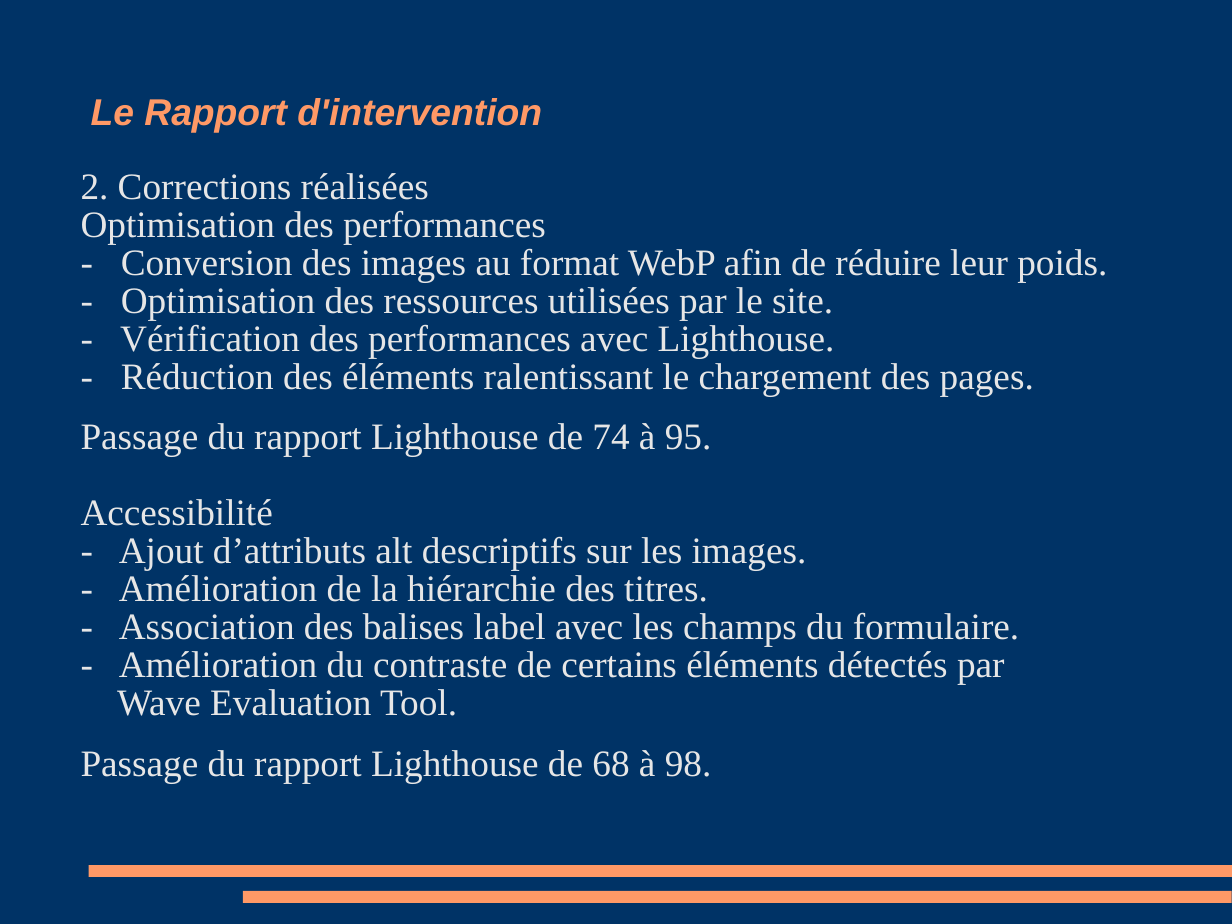
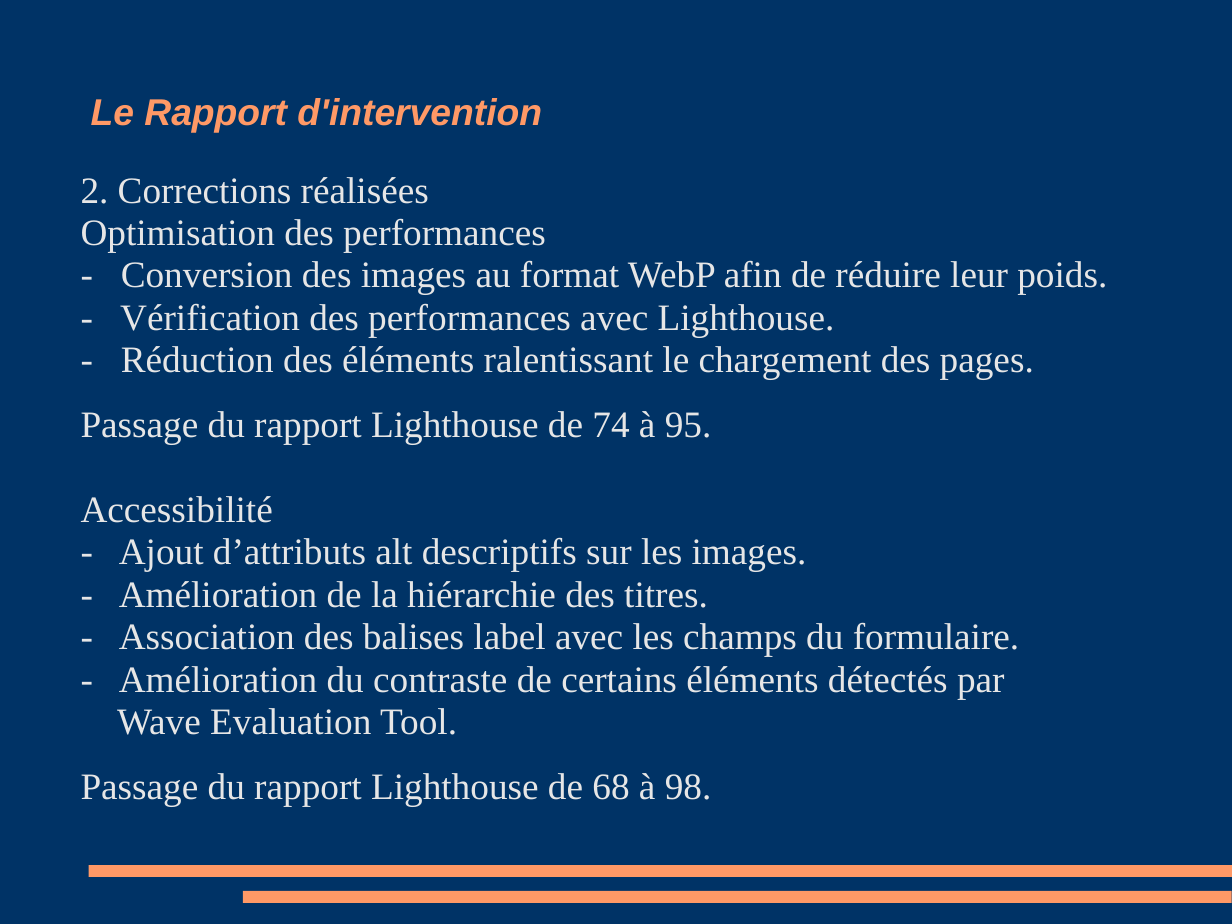
Before and after one commit to david51-ocr/Projet-Optimisation, a slide deck: slide 3 of Cahier de recette.ppt. Drawn at 1232x924 pixels with LibreOffice and Linux fonts; fonts in the diff are those of the drawing. Boxes give left, top, right and bottom in pixels: in the first picture for what was removed or moved away, otherwise in the second. Text is boxed around its words. In the diff, an @@ line names an element or a change of style, - is before the commit and + after.

```diff
--- a/Cahier de recette.ppt
+++ b/Cahier de recette.ppt
@@ text at (81,177,1107,380): text changed @@
-2. Corrections réalisées
-Optimisation des performances
-- Conversion des images au format WebP afin de réduire leur poids.
-- Optimisation des ressources utilisées par le site.
-- Vérification des performances avec Lighthouse.
-- Réduction des éléments ralentissant le chargement des pages.
+2. Corrections réalisées
+Optimisation des performances
+- Conversion des images au format WebP afin de réduire leur poids.
+- Vérification des performances avec Lighthouse.
+- Réduction des éléments ralentissant le chargement des pages.
@@ text at (81,411,1019,806): line spacing 0.85 to 0.95 @@
```
Also in this commit, not shown: 5 other slides changed, 2 other files.
